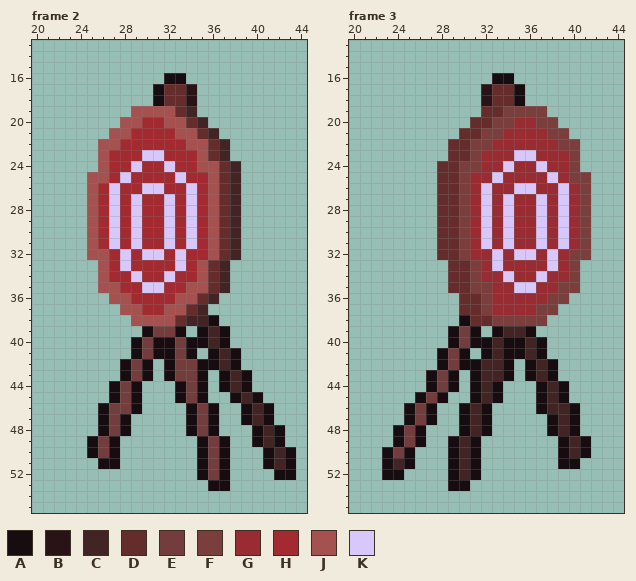
Two states of a pixel-art file, IDEAS AND INFO/Camp_arts/Arrow_target.aseprite. The picture above was drawn from the file before the commit.
64x64 pixels, 3 frames. Colours within 5 levels of each other are drawn and written as one. Shown: frame 2: x 20..44, y 13..55; frame 3: x 20..44, y 13..55. The commit also changed other frames, which this record leaves out.
Palette (. is transparent): A #170c10  B #291316  C #412423  D #642d2c  E #723d3c  F #7a3e3c  G #982c32  H #a22a30  J #a5514f  K #d7c7fa
The same view after the edit:
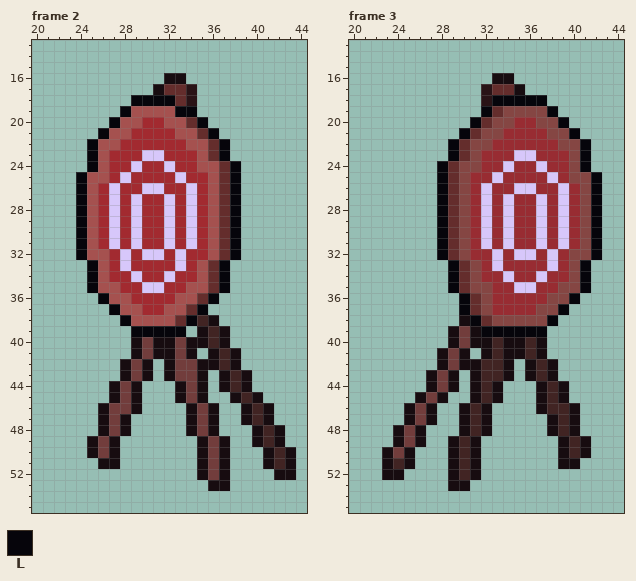
Colours new in this view: L #06050b
Change:
layer "Inpainting" removed
colour F: #7a3e3c -> #854643
Changed rows in their new state; - is a pixel that keeps its letter.
Frame 2, layer "Layer 1":
first column x 24:
18 -----LLLL------
19 ----L----LL----
20 ---L-------L---
21 --L---------L--
22 -L-----------L-
23 -L-----------L-
24 -L------------L
25 L-------------L
26 L-------------L
27 L-------------L
28 L-------------L
29 L-------------L
30 L-------------L
31 L-------------L
32 L-------------L
33 -L-----------L-
34 -L-----------L-
35 -L-----------L-
36 --L---------L--
37 ---L-------L---
38 ----L-----L----
39 -----LLLLL-----
Frame 3, layer "Layer 1":
first column x 28:
18 -----LLLLL-----
19 ----L-----L----
20 ---L-------L---
21 --L---------L--
22 -L-----------L-
23 -L-----------L-
24 L------------L-
25 L-------------L
26 L-------------L
27 L-------------L
28 L-------------L
29 L-------------L
30 L-------------L
31 L-------------L
32 L-------------L
33 -L-----------L-
34 -L-----------L-
35 -L-----------L-
36 --L---------L--
37 --L--------L---
38 ---L------L----
39 ----LLLLLL-----
